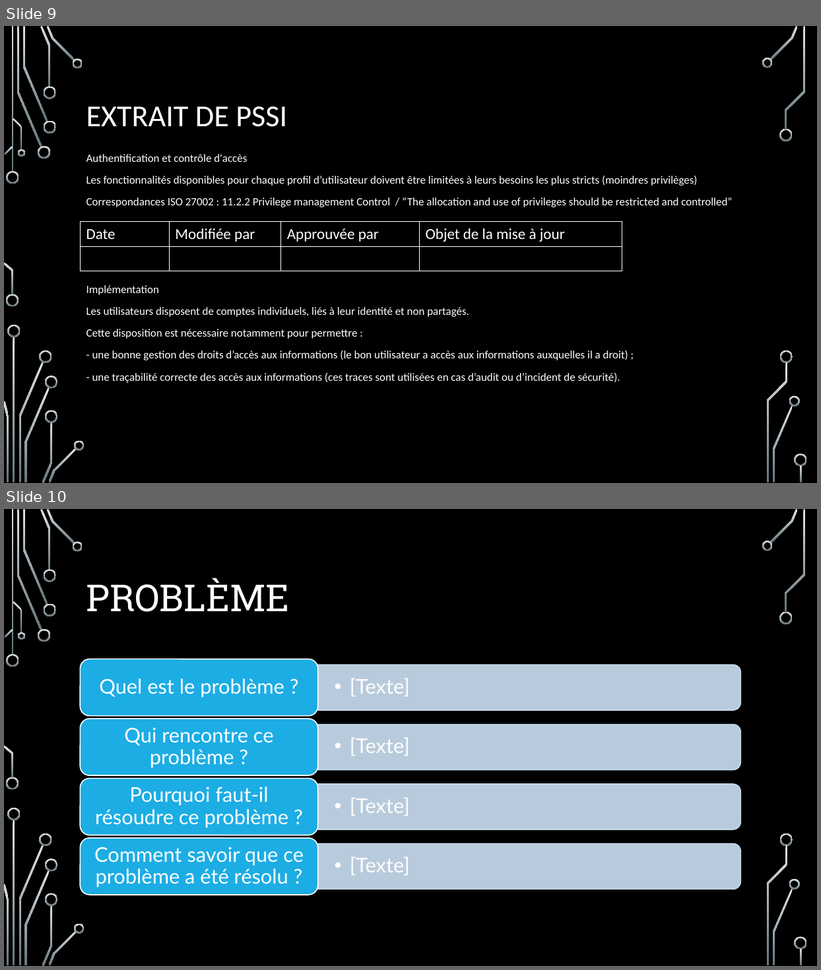
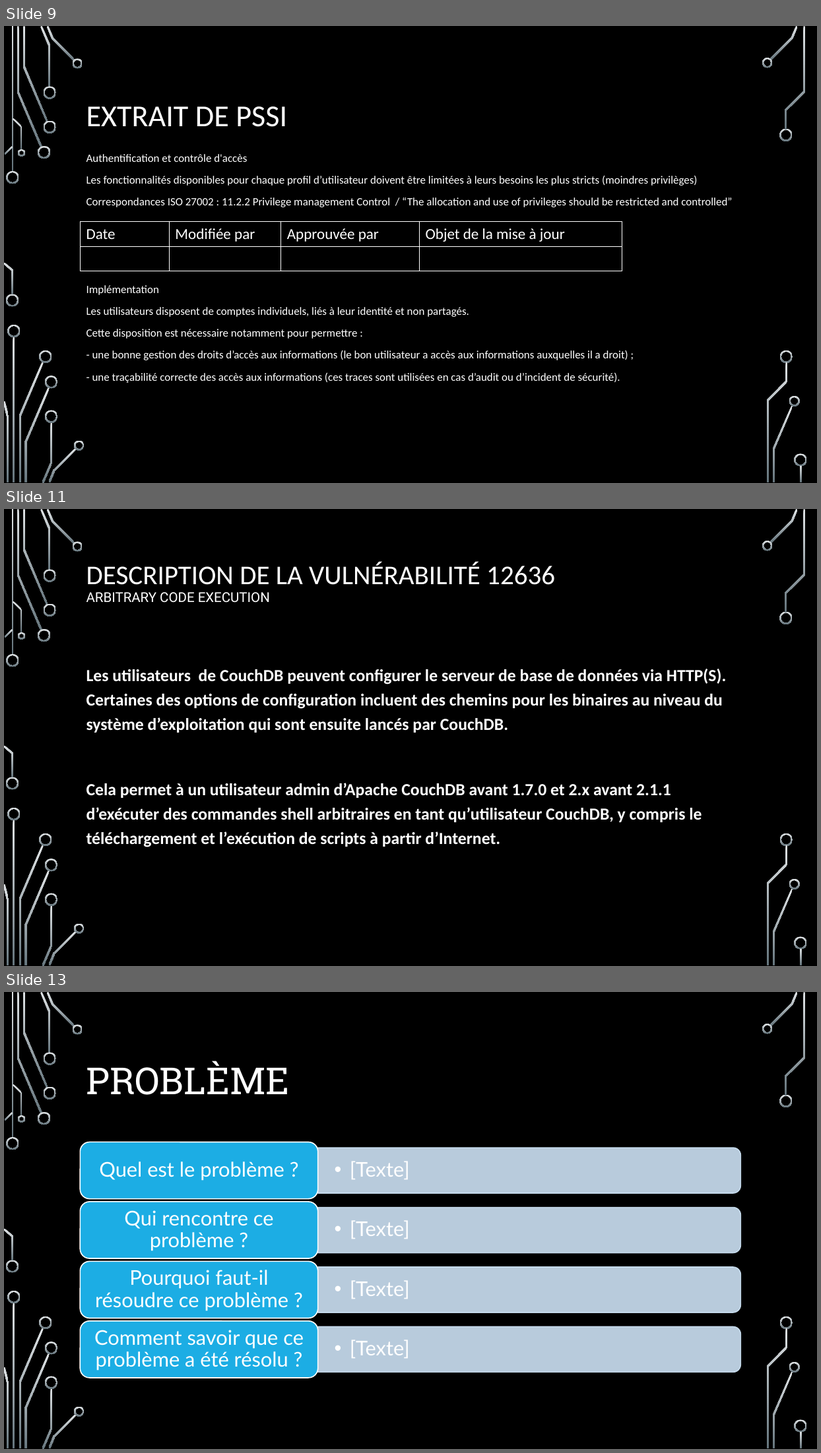
Before and after one commit to Guillaumeclavel/Etude_Faille_CVE_12636, a slide deck: Présentation étude de faille CVE 2017-12635 ET 12636.pptx. Shown one above the other, each under a label of ours: slides 9 and 10 before the commit, slides 9, 11 and 13 after it; the slides between them are not shown. The pictures are 821x970 and 821x1453 pixels, drawn with LibreOffice and Linux fonts; fonts in the diff are those of the drawing; background and template pictures are left out. Boxes give left, top, right and bottom in pixels: in the first picture for what was removed or moved away, otherwise in the second. Text is boxed around its words. In the diff, an @@ line names an element or a change of style, - is before the commit and + after.

```diff
--- a/Présentation étude de faille CVE 2017-12635 ET 12636.pptx
+++ b/Présentation étude de faille CVE 2017-12635 ET 12636.pptx
@@ slide 11 added at (4,509,817,966), background picture (left out); not listed: 36 template elements that a slide beside it also shows @@
@@ title added at (86,562,555,603), 32 pt, text #FFFFFF @@
+DESCRIPTION DE LA VULNÉRABILITÉ 12636
+ARBITRARY CODE EXECUTION
@@ text added at (86,669,727,848), 20 pt, text #FFFFFF, bold @@
+Les utilisateurs de CouchDB peuvent configurer le serveur de base de données via HTTP(S). Certaines des options de configuration incluent des chemins pour les binaires au niveau du système d’exploitation qui sont ensuite lancés par CouchDB.
+Cela permet à un utilisateur admin d’Apache CouchDB avant 1.7.0 et 2.x avant 2.1.1 d’exécuter des commandes shell arbitraires en tant qu’utilisateur CouchDB, y compris le téléchargement et l’exécution de scripts à partir d’Internet.
@@ what was slide 10 is now slide 13 @@
```
Also in this commit, not shown: 3 slides changed, 2 other slides added.
